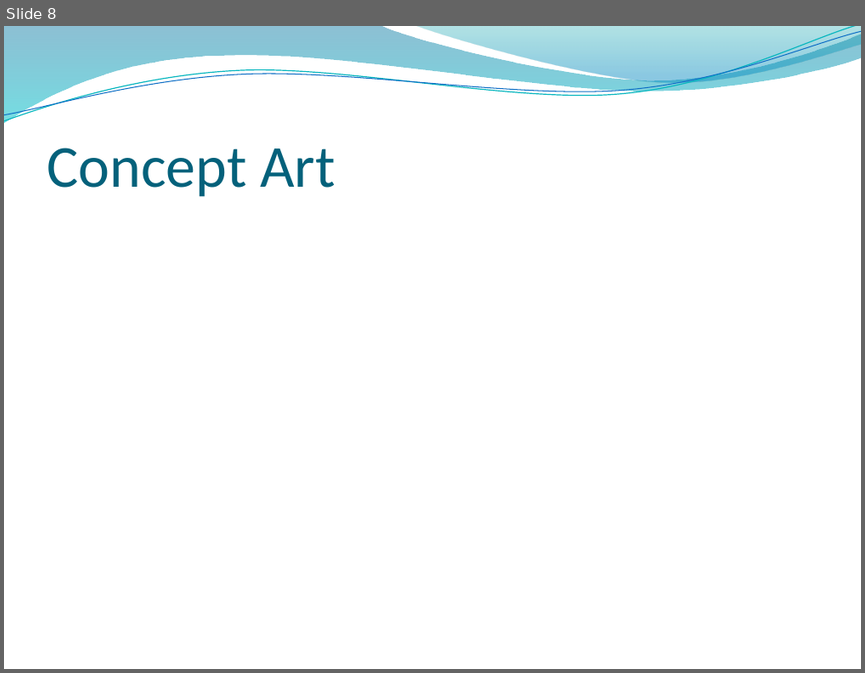
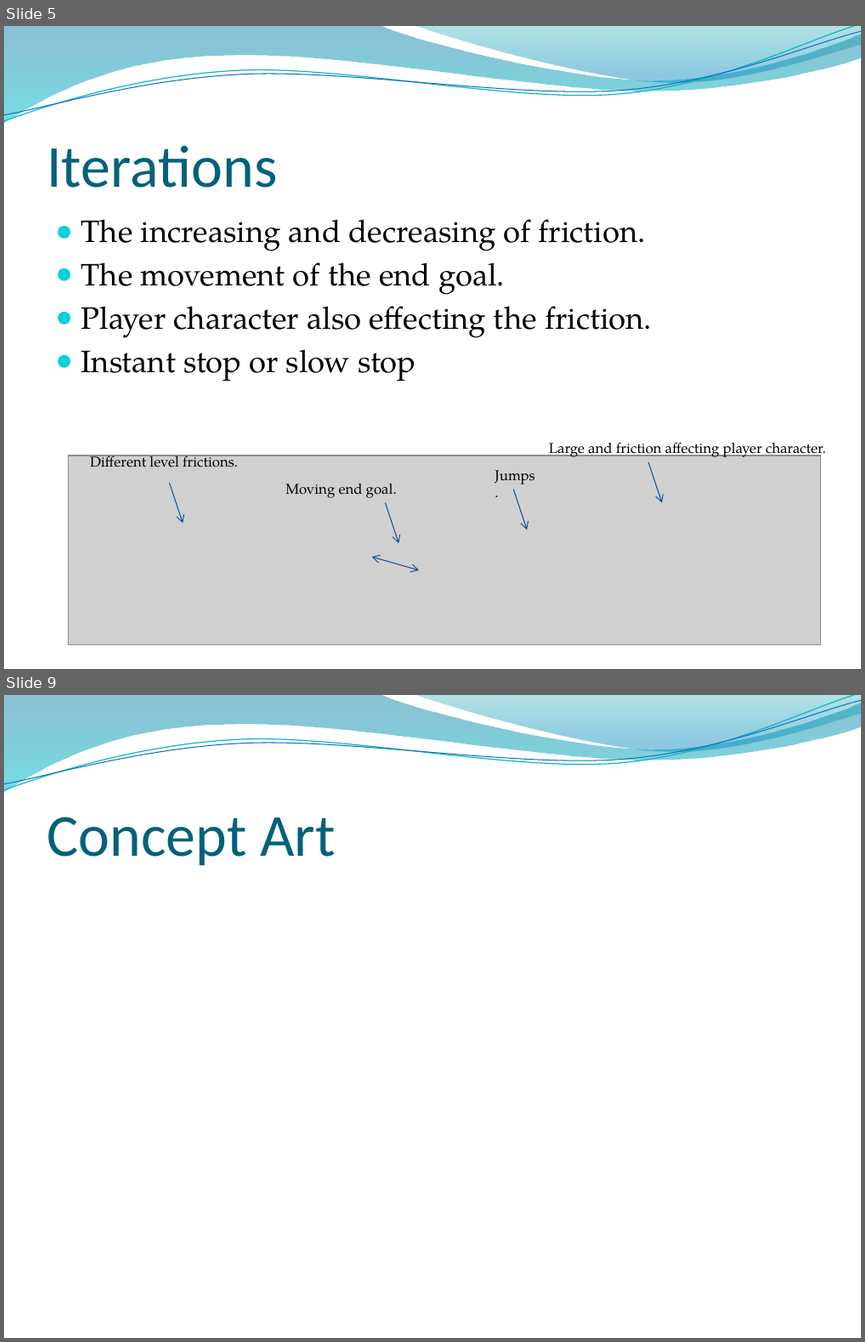
Before and after one commit to UoSGamesGroups/second-semester-s2-group-20, a slide deck: Presentations/Pitch 1 Presentation.pptx. Shown one above the other, each under a label of ours: slide 8 before the commit, slides 5 and 9 after it; the slides between them are not shown. The pictures are 865x673 and 865x1342 pixels, drawn with LibreOffice and Linux fonts; fonts in the diff are those of the drawing; grey boxes stand for pictures; background and template pictures are left out. Boxes give left, top, right and bottom in pixels: in the first picture for what was removed or moved away, otherwise in the second. Text is boxed around its words. In the diff, an @@ line names an element or a change of style, - is before the commit and + after.

```diff
--- a/Presentations/Pitch 1 Presentation.pptx
+++ b/Presentations/Pitch 1 Presentation.pptx
@@ slide 5 added at box(4, 26, 861, 669), background picture (left out); not listed: 4 template elements that a slide beside it also shows @@
@@ title added at box(46, 145, 277, 188), 50 pt, text #04617B @@
+Iterations
@@ text added at box(81, 219, 652, 381), 26 pt, text #000000 @@
+● The increasing and decreasing of friction.
+● The movement of the end goal.
+● Player character also effecting the friction.
+● Instant stop or slow stop
@@ picture added at box(69, 455, 821, 645) @@
@@ text added at box(90, 451, 238, 467), 12 pt, text #000000 @@
+Different level frictions.
@@ text added at box(549, 442, 826, 460), 12 pt, text #000000 @@
+Large and friction affecting player character.
@@ arrow added from (170, 482) to (183, 523), #095295 0.75 pt @@
@@ text added at box(285, 483, 397, 498), 12 pt, text #000000 @@
+Moving end goal.
@@ text added at box(494, 470, 534, 484), 12 pt, text #000000 @@
+Jumps.
@@ arrow added from (648, 462) to (662, 502), #095295 0.75 pt @@
@@ arrow added from (386, 502) to (399, 543), #095295 0.75 pt @@
@@ arrow added from (513, 488) to (527, 530), #095295 0.75 pt @@
@@ double arrow added from (371, 556) to (419, 570), #095295 0.75 pt @@
@@ what was slide 8 is now slide 9 @@
```
Also in this commit, not shown: 6 slides changed, 4 other slides added, 5 slides removed.
